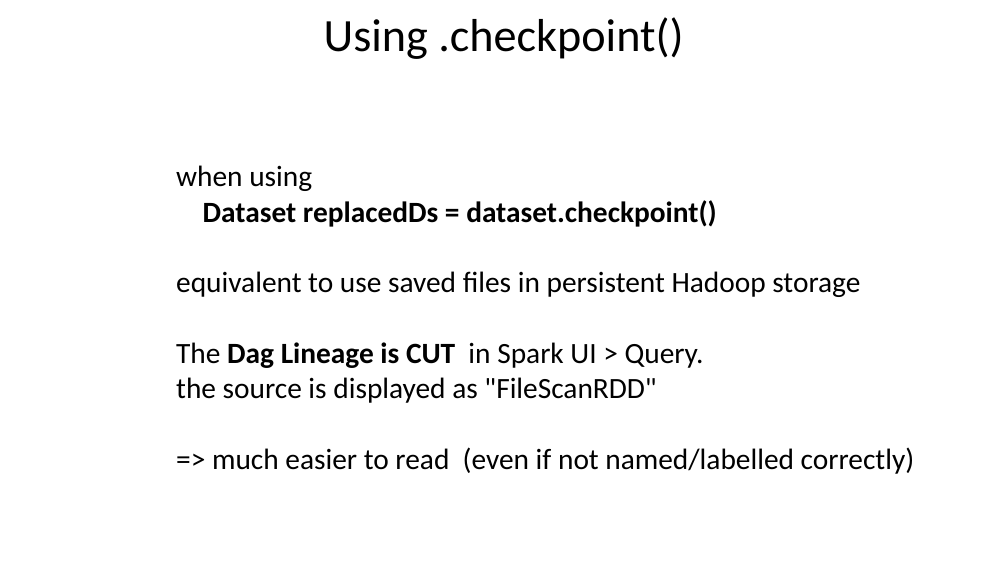
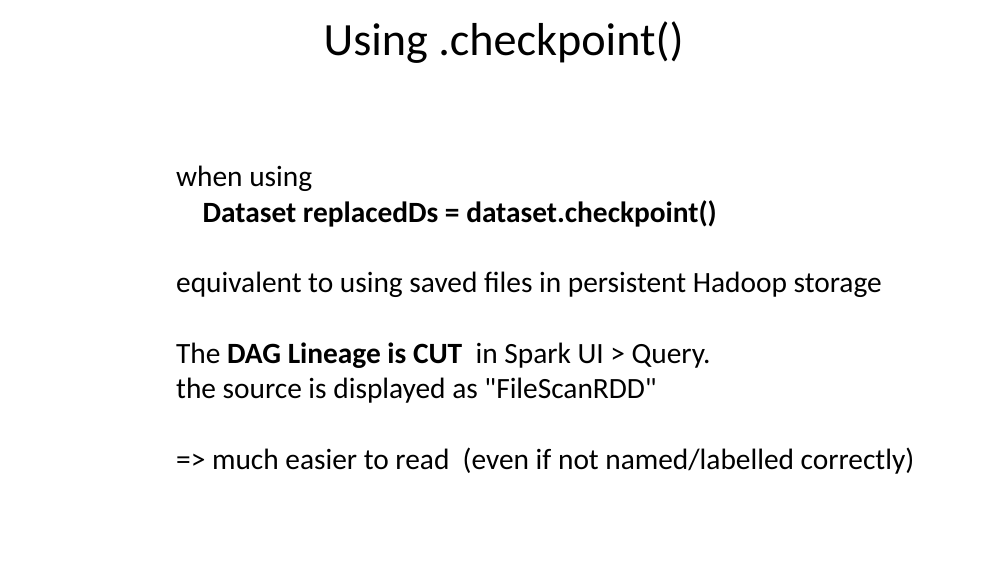
Before and after one commit to Arnaud-Nauwynck/presentations, a slide deck: slide 29 of pres-bigdata/13-dataset-lineage-eval-caching.pptx (slide 20 before the commit). Drawn at 1008x567 pixels with LibreOffice and Linux fonts; fonts in the diff are those of the drawing. Boxes give left, top, right and bottom in pixels: in the first picture for what was removed or moved away, otherwise in the second. Text is boxed around its words. In the diff, an @@ line names an element or a change of style, - is before the commit and + after.

```diff
--- a/pres-bigdata/13-dataset-lineage-eval-caching.pptx
+++ b/pres-bigdata/13-dataset-lineage-eval-caching.pptx
@@ title "Using .checkpoint()": place and size @@
-title "Using .checkpoint()" at <box>324,17,683,59</box>
+title "Using .checkpoint()" at <box>324,21,683,63</box>
@@ text at <box>176,271,882,368</box>: text changed @@
-equivalent to use saved files in persistent Hadoop storage
-The Dag Lineage is CUT in Spark UI > Query.
+equivalent to using saved files in persistent Hadoop storage
+The DAG Lineage is CUT in Spark UI > Query.
```
Also in this commit, not shown: 12 other slides changed, 10 slides added, 1 slide removed, 12 other files.
